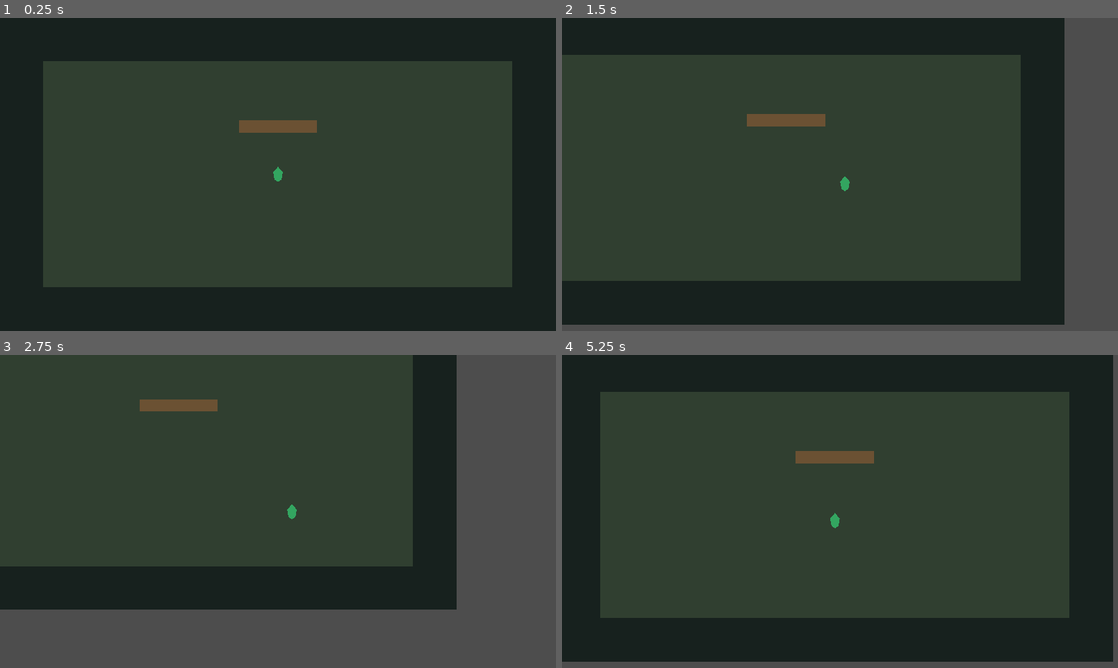
Above: before the commit, frames 1-4 (two rows, left to right).
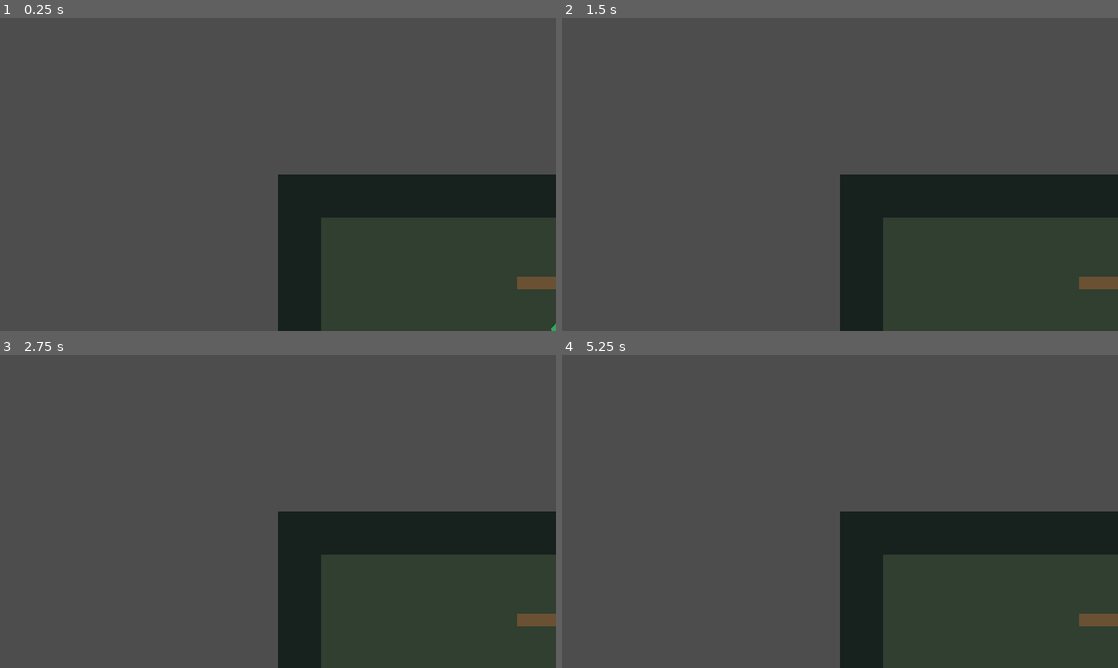
Above: after the commit, the same moments.

Repository: raphaelcavarzan-spec/Veylara-RPG
Game: Godot game, scene res://scenes/main.tscn
Same seed, same stepped clock (60 frames per second), same inputs: the game is played once before the commit and once after it.
Inputs:
- Up to frame 1 (0.25 s): no input
- Up to frame 2 (1.5 s): tap Enter at 0.5 s; hold D (move_right) 0.53-1.28 s; hold S (move_down) from 1.28 s (still down)
- Up to frame 3 (2.75 s): release S (move_down) at 2.03 s; hold D (move_right) from 2.03 s (still down)
- Up to frame 4 (5.25 s): release D (move_right) at 2.78 s; hold W (move_up) 2.78-3.53 s; hold A (move_left) 3.53-5.03 s; hold S (move_down) from 5.03 s (still down)

The runs differ from the first frame. In frame 1, 90% of the frame differs, in the area x 0-100%, y 0-100%; in frame 2, 87%; in frame 3, 79%; in frame 4, 90%.

Commit message:
feat: prepare Y-sorted world layer for depth ordering

Diff:
--- a/scenes/main.tscn
+++ b/scenes/main.tscn
@@ -25,11 +25,14 @@
 polygon = PackedVector2Array(100, 100, 1180, 100, 1180, 620, 100, 620)
 color = Color(0.19, 0.25, 0.19, 1)
 
-[node name="Player" type="CharacterBody2D" parent="."]
+[node name="WorldSort" type="Node2D" parent="."]
+y_sort_enabled = true
+
+[node name="Player" type="CharacterBody2D" parent="WorldSort"]
 position = Vector2(640, 360)
 script = ExtResource("1_player")
 
-[node name="TemporaryVisual" type="Polygon2D" parent="Player"]
+[node name="TemporaryVisual" type="Polygon2D" parent="WorldSort/Player"]
 polygon = PackedVector2Array(0, -18, 11, -5, 8, 12, 0, 17, -8, 12, -11, -5)
 color = Color(0.2, 0.65, 0.38, 1)
 
@@ -64,10 +67,10 @@
 [node name="CollisionShape2D" type="CollisionShape2D" parent="BoundaryRight"]
 shape = SubResource("WallVertical")
 
-[node name="TestObstacle" type="StaticBody2D" parent="."]
+[node name="TestObstacle" type="StaticBody2D" parent="WorldSort"]
 position = Vector2(640, 250)
 
-[node name="ObstacleVisual" type="Polygon2D" parent="TestObstacle"]
+[node name="ObstacleVisual" type="Polygon2D" parent="WorldSort/TestObstacle"]
 polygon = PackedVector2Array(-90, -14, 90, -14, 90, 14, -90, 14)
 color = Color(0.42, 0.32, 0.20, 1)
 
